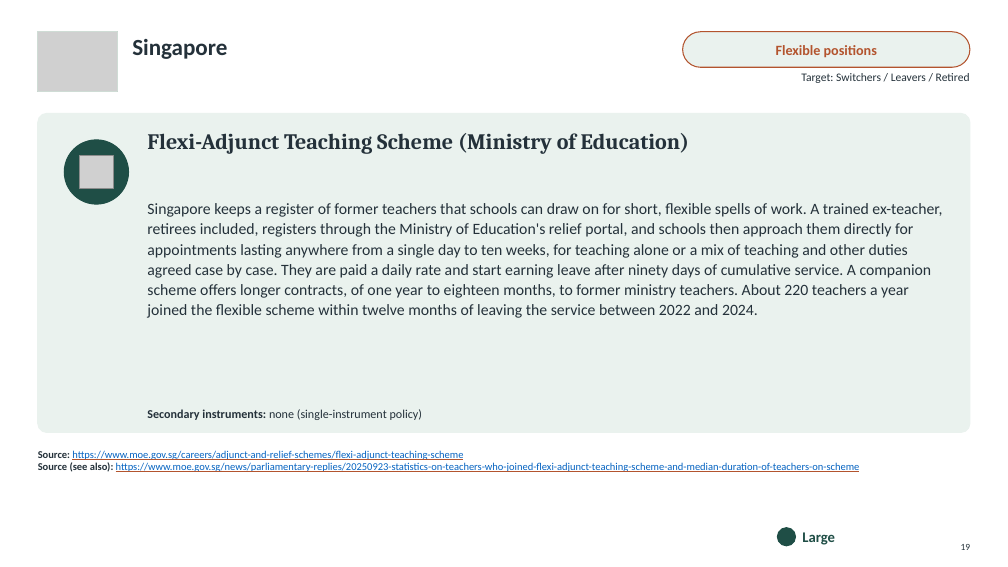
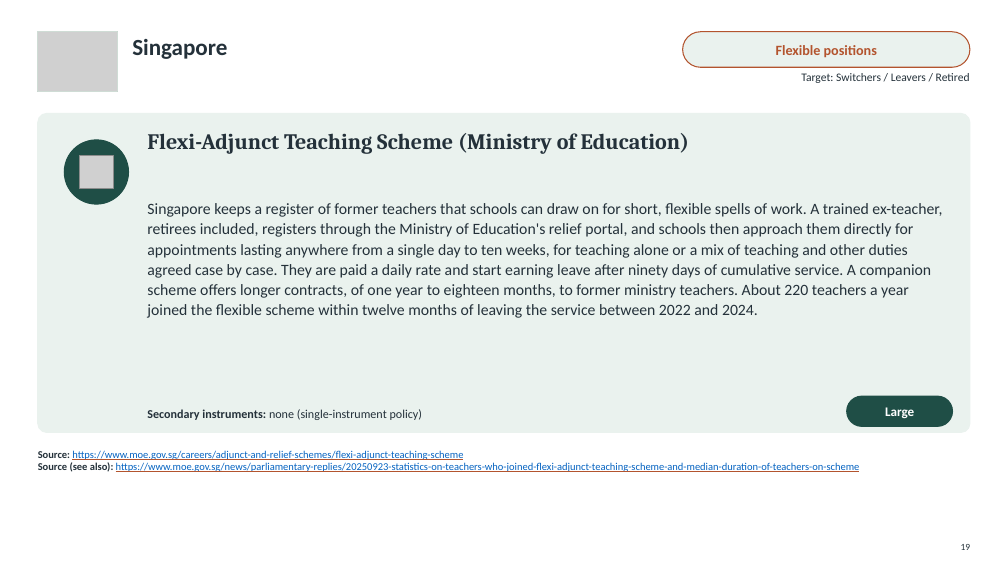
Before and after one commit to jedr1-ship-it/Alternative-Pathways----Quant, a slide deck: slide 19 of policies/Re-attracting_Former_Teachers.pptx. Drawn at 1008x567 pixels with LibreOffice and Linux fonts; fonts in the diff are those of the drawing; grey boxes stand for pictures. Boxes give left, top, right and bottom in pixels: in the first picture for what was removed or moved away, otherwise in the second. Text is boxed around its words. In the diff, an @@ line names an element or a change of style, - is before the commit and + after.

```diff
--- a/policies/Re-attracting_Former_Teachers.pptx
+++ b/policies/Re-attracting_Former_Teachers.pptx
@@ text "Large" moved from (x1=802, y1=532, x2=835, y2=545) to (x1=885, y1=407, x2=914, y2=419) @@
@@ text "Large" at (x1=885, y1=407, x2=914, y2=419): size 14 to 12.5 pt, text colour #1F4E46 to #FFFFFF; alignment left to centre @@
@@ rounded rectangle added at (x1=847, y1=396, x2=953, y2=426), fill #1F4E46, outline #1F4E46 1 pt @@
@@ ellipse removed at (x1=777, y1=528, x2=796, y2=546) @@
```
Also in this commit, not shown: 32 other slides changed, 2 other files.
